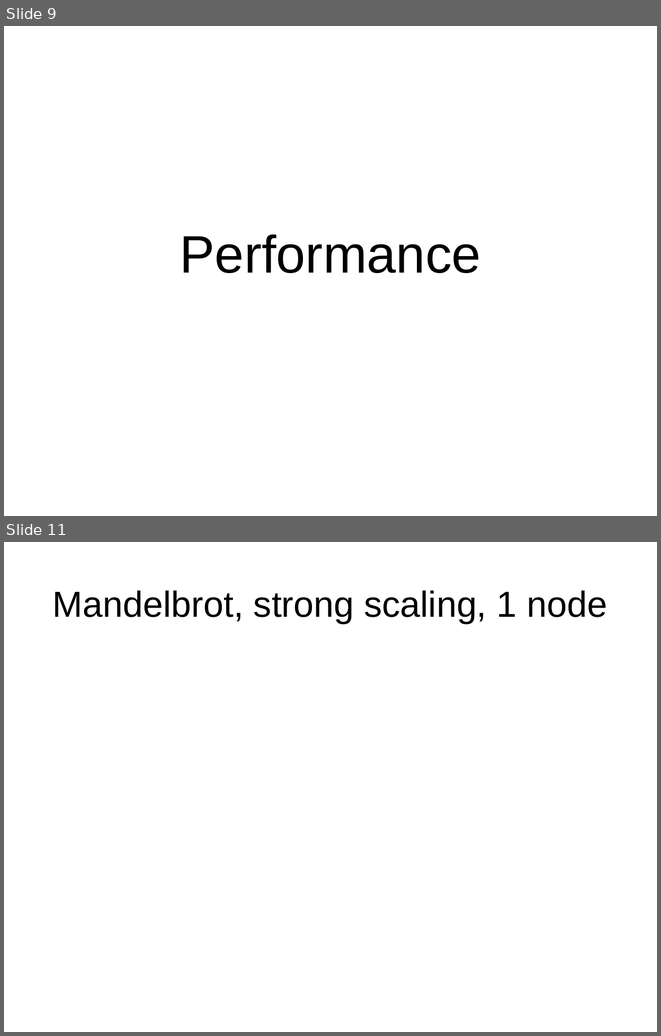
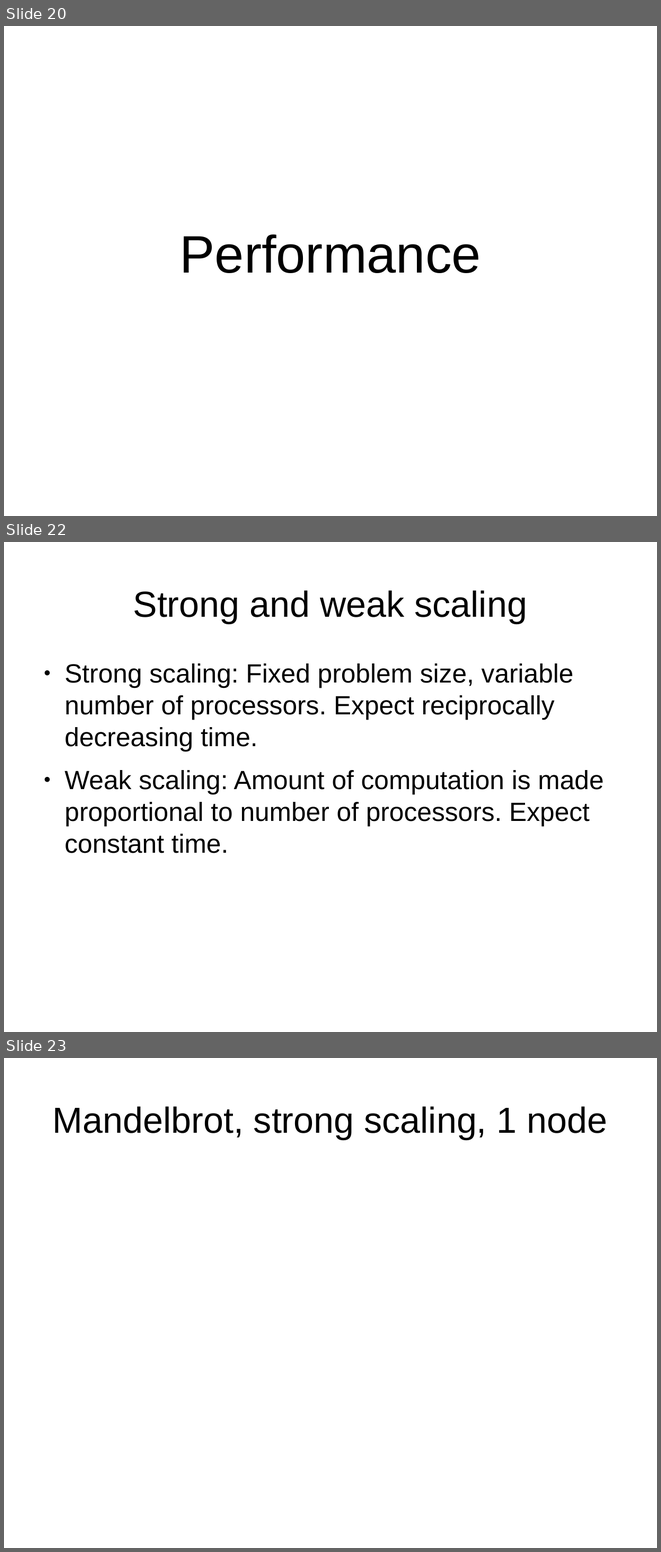
Before and after one commit to FractalDesigns/cowichan-1, a slide deck: miscellaneous/2010-12/slides.odp. Shown one above the other, each under a label of ours: slides 9 and 11 before the commit, slides 20, 22 and 23 after it; the slides between them are not shown. The pictures are 661x1036 and 661x1552 pixels, drawn with LibreOffice and Linux fonts; fonts in the diff are those of the drawing; background and template pictures are left out. Boxes give left, top, right and bottom in pixels: in the first picture for what was removed or moved away, otherwise in the second. Text is boxed around its words. In the diff, an @@ line names an element or a change of style, - is before the commit and + after.

```diff
--- a/miscellaneous/2010-12/slides.odp
+++ b/miscellaneous/2010-12/slides.odp
@@ slide 22 added at bbox=[4, 542, 657, 1032], background picture (left out) @@
@@ title added at bbox=[133, 590, 527, 623], 44 pt, text #000000 @@
+Strong and weak scaling
@@ text added at bbox=[64, 663, 603, 853], 32 pt, text #000000 @@
+● Strong scaling: Fixed problem size, variable number of processors. Expect reciprocally decreasing time.
+● Weak scaling: Amount of computation is made proportional to number of processors. Expect constant time.
@@ what was slide 9 is now slide 20 @@
@@ what was slide 11 is now slide 23 @@
```
Also in this commit, not shown: 3 slides changed, 18 other slides added, 4 slides removed, 1 other file.
